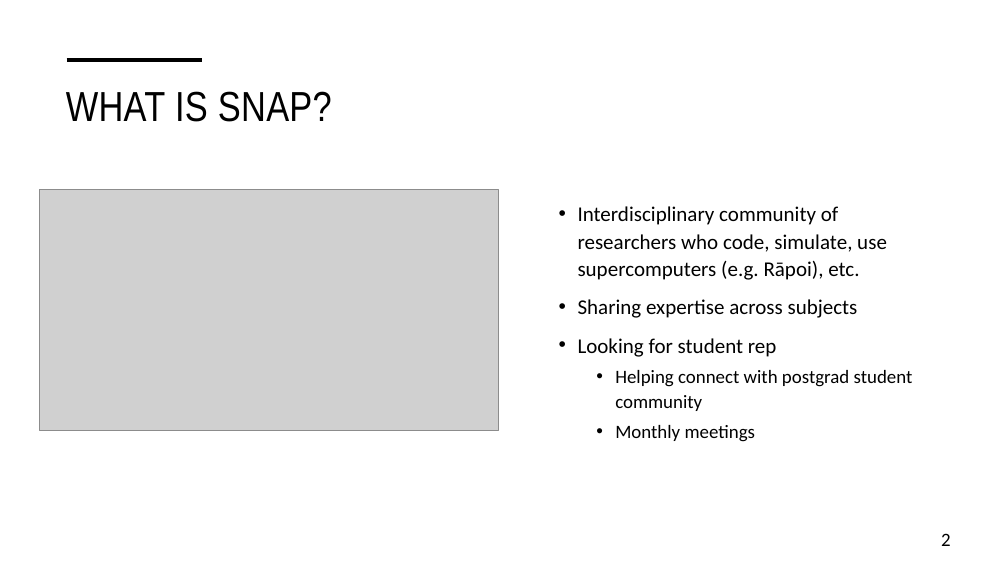
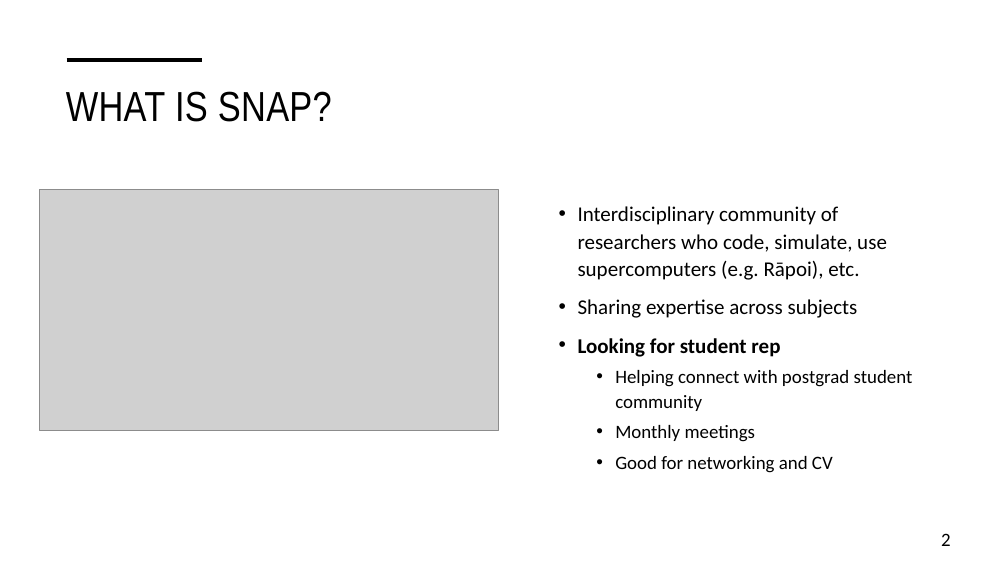
Before and after one commit to daniel-wrench/snap-research-template, a slide deck: slide 2 of doc/workshop_slides.pptx. Drawn at 1008x567 pixels with LibreOffice and Linux fonts; fonts in the diff are those of the drawing; grey boxes stand for pictures. Boxes give left, top, right and bottom in pixels: in the first picture for what was removed or moved away, otherwise in the second. Text is boxed around its words. In the diff, an @@ line names an element or a change of style, - is before the commit and + after.

```diff
--- a/doc/workshop_slides.pptx
+++ b/doc/workshop_slides.pptx
@@ text at (x1=578, y1=338, x2=780, y2=357): bold on in "Looking for student rep" @@
@@ text at (x1=615, y1=456, x2=833, y2=473): paragraph added @@
+  • Good for networking and CV
```
Also in this commit, not shown: 5 other slides changed, 1 other file.
